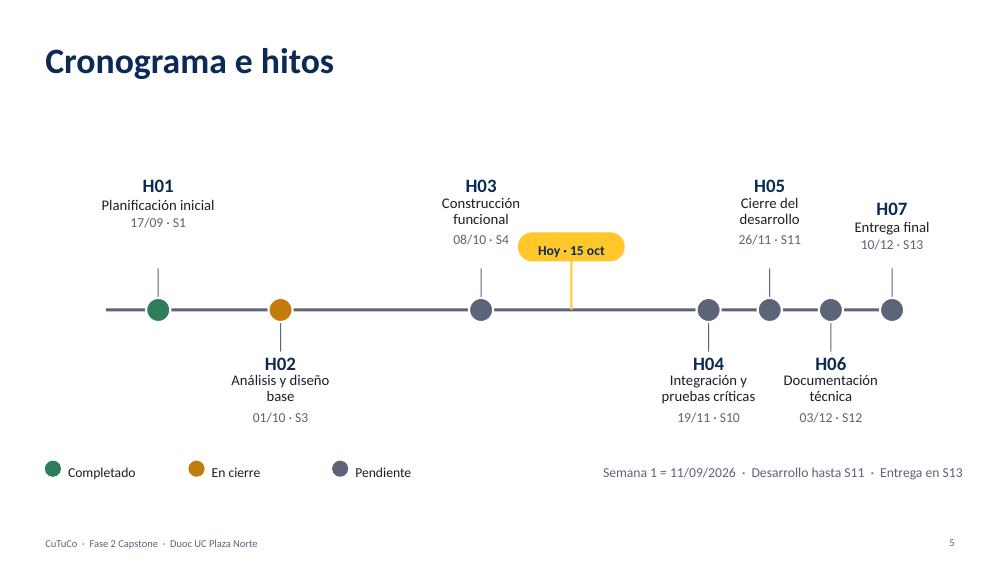
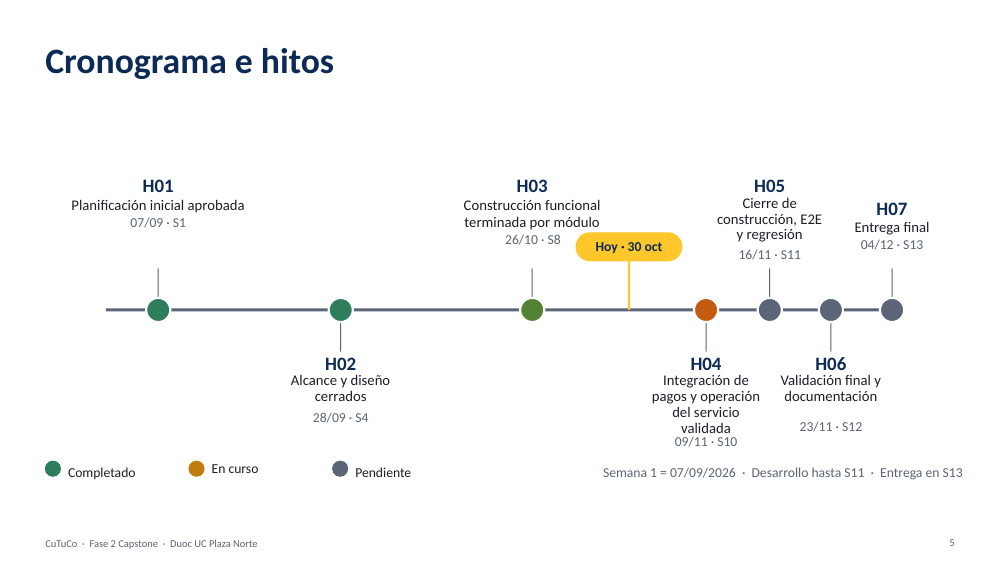
Before and after one commit to VichRo2005/cultiva_tu_compra, a slide deck: slide 5 of Fase 2/Evidencias Proyecto/Presentación Proyecto/CuTuCo Fase2.pptx. Drawn at 1008x567 pixels with LibreOffice and Linux fonts; fonts in the diff are those of the drawing; background and template pictures are left out. Boxes give left, top, right and bottom in pixels: in the first picture for what was removed or moved away, otherwise in the second. Text is boxed around its words. In the diff, an @@ line names an element or a change of style, - is before the commit and + after.

```diff
--- a/Fase 2/Evidencias Proyecto/Presentación Proyecto/CuTuCo Fase2.pptx
+++ b/Fase 2/Evidencias Proyecto/Presentación Proyecto/CuTuCo Fase2.pptx
@@ text at box(71, 199, 245, 213): text changed @@
-Planificación inicial
+Planificación inicial aprobada
@@ text at box(464, 199, 600, 230): text changed @@
-Construcción funcional
+Construcción funcional terminada por módulo
@@ text at box(717, 197, 822, 242): text changed @@
-Cierre del desarrollo
+Cierre de construcción, E2E y regresión
@@ text at box(130, 218, 186, 228): text changed @@
-17/09 · S1
+07/09 · S1
@@ text at box(505, 234, 561, 245): text changed @@
-08/10 · S4
+26/10 · S8
@@ rounded rectangle: place and size @@
-rounded rectangle at box(519, 233, 625, 261)
+rounded rectangle at box(576, 233, 682, 261)
@@ text at box(861, 239, 923, 250): text changed @@
-10/12 · S13
+04/12 · S13
@@ text at box(596, 242, 663, 253): text changed @@
-Hoy · 15 oct
+Hoy · 30 oct
@@ text at box(739, 250, 801, 260): text changed @@
-26/11 · S11
+16/11 · S11
@@ 2 rectangles, 1 text, 1 ellipse: place and size @@
-2 rectangles, 1 text, 1 ellipse at box(265, 261, 572, 375)
+2 rectangles, 1 text, 1 ellipse at box(325, 261, 631, 370)
@@ ellipse at box(329, 298, 353, 322): fill #C27C0E to #2E7D5B @@
@@ 1 text, 1 rectangle, 1 ellipse: place and size @@
-1 text, 1 rectangle, 1 ellipse at box(466, 179, 497, 322)
+1 text, 1 rectangle, 1 ellipse at box(517, 179, 548, 322)
@@ ellipse at box(520, 298, 544, 322): fill #5B6577 to #548235 @@
@@ ellipse at box(694, 298, 718, 322): fill #5B6577 to #C55A11 @@
@@ text at box(291, 374, 391, 401): text changed @@
-Análisis y diseño base
+Alcance y diseño cerrados
@@ text at box(652, 374, 760, 438): text changed @@
-Integración y pruebas críticas
+Integración de pagos y operación del servicio validada
@@ text at box(781, 374, 881, 401): text changed @@
-Documentación técnica
+Validación final y documentación
@@ text at box(313, 412, 368, 423): text changed @@
-01/10 · S3
+28/09 · S4
@@ text at box(675, 436, 737, 447): text changed @@
-19/11 · S10
+09/11 · S10
@@ text at box(800, 422, 862, 432): text changed @@
-03/12 · S12
+23/11 · S12
@@ text at box(212, 464, 259, 473): text changed @@
-En cierre
+En curso
@@ text at box(603, 467, 963, 480): text changed @@
-Semana 1 = 11/09/2026 · Desarrollo hasta S11 · Entrega en S13
+Semana 1 = 07/09/2026 · Desarrollo hasta S11 · Entrega en S13
```
Also in this commit, not shown: 17 other slides changed, 12 other files.
